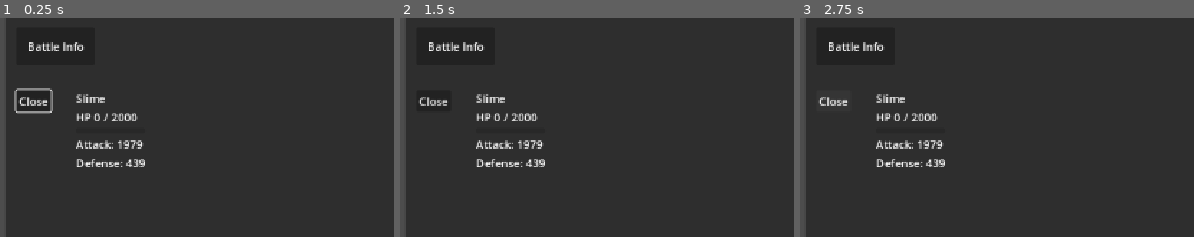
Above: before the commit, frames 1-3 (left to right).
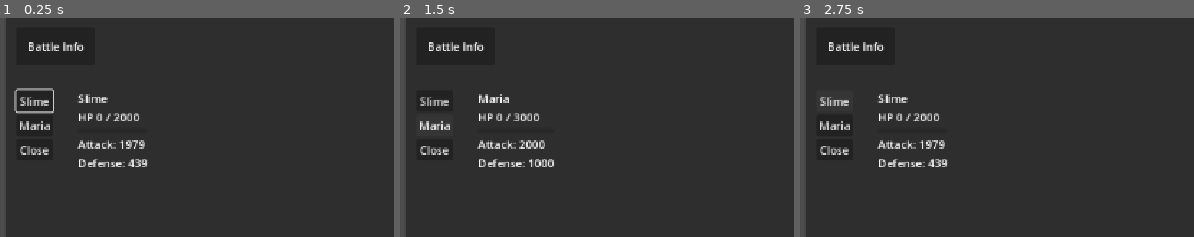
Above: after the commit, the same moments.

Repository: Adnyropast/pwkz-godot-4.7
Game: Godot game, scene res://scenes/battle_info_screen.tscn
Two runs of this game, one before a commit and one after it. Both use one fixed random seed, a clock stepped at 60 frames per second and the inputs below. This scene is started directly instead of the project's main scene. The engine's default icon, where the game draws it, is replaced by a stand-in: a white triangle on a blue panel in a dark square.
Inputs (mouse positions are % of the whole screen's width and height, from its top left):
- Up to frame 1 (0.25 s): no input
- Up to frame 2 (1.5 s): click (4, 21) at 0.5 s, where only the run after the commit has a clickable "Slime"; click (4, 26) at 1.25 s, where only the run after the commit has a clickable "Maria"
- Up to frame 3 (2.75 s): click (4, 21) at 2 s, where only the run after the commit has a clickable "Slime"
The pictures show only the part of the screen within x 0-50%, y 2-52%; the shares and areas given below are measured in that part.

The runs differ from the first frame. In frame 1, 2.2% of the frame differs, in the area x 4-38%, y 31-69%; in frame 2, 2.2%; in frame 3, 2.1%.

Commit message:
feat: add battle info player

Diff:
--- a/scenes/battle_info_screen.gd
+++ b/scenes/battle_info_screen.gd
@@ -1,4 +1,9 @@
 extends Control
+
+enum Tabs {
+	ENEMY,
+	PLAYER,
+}
 
 signal close_button_pressed
 @onready var name_label: Label = $MarginContainer/PanelContainer/VBoxContainer/HBoxContainer2/MarginContainer2/VBoxContainer/NameLabel
@@ -8,17 +13,30 @@
 @onready var attack_label: Label = $MarginContainer/PanelContainer/VBoxContainer/HBoxContainer2/MarginContainer2/VBoxContainer/HBoxContainer/AttackLabel
 @onready var defense_label: Label = $MarginContainer/PanelContainer/VBoxContainer/HBoxContainer2/MarginContainer2/VBoxContainer/HBoxContainer2/DefenseLabel
 @onready var statuses_container: Container = $MarginContainer/PanelContainer/VBoxContainer/HBoxContainer2/MarginContainer2/VBoxContainer/StatusesContainer
-@onready var first_button: Button = $MarginContainer/PanelContainer/VBoxContainer/HBoxContainer2/MarginContainer/VBoxContainer/ButtonClose
+@onready var first_button: Button = $MarginContainer/PanelContainer/VBoxContainer/HBoxContainer2/MarginContainer/VBoxContainer/EnemyButton
+@onready var enemy_button: Button = $MarginContainer/PanelContainer/VBoxContainer/HBoxContainer2/MarginContainer/VBoxContainer/EnemyButton
+@onready var player_button: Button = $MarginContainer/PanelContainer/VBoxContainer/HBoxContainer2/MarginContainer/VBoxContainer/PlayerButton
+var tab: Tabs = Tabs.ENEMY
 
 func _ready() -> void:
-	update_stats()
-	update_statuses()
+	refresh_button_tabs()
+	refresh_tabs()
 	Navigation.button_grab_focus(first_button)
+
+func _on_enemy_button_focus_entered() -> void:
+	set_tab_enemy()
+
+func _on_player_button_focus_entered() -> void:
+	set_tab_player()
 
 func _on_button_close_pressed() -> void:
 	close_button_pressed.emit()
 
-func update_stats() -> void:
+func refresh_button_tabs() -> void:
+	enemy_button.text = Enemy.get_enemy_name()
+	player_button.text = Player.get_player_name()
+
+func update_stats_enemy() -> void:
 	name_label.text = Enemy.get_enemy_name()
 	max_hp_label.text = str(Enemy.get_max_hp())
 	hp_label.text = str(Enemy.hp)
@@ -27,7 +45,10 @@
 	attack_label.text = str(Enemy.get_stat_attack())
 	defense_label.text = str(Enemy.get_stat_defense())
 
-func update_statuses() -> void:
+func update_statuses_enemy() -> void:
+	for child in statuses_container.get_children():
+		statuses_container.remove_child(child)
+
 	if Enemy.is_defending:
 		var item = preload("res://scenes/battle_info_status_item.tscn").instantiate()
 		statuses_container.add_child(item)
@@ -57,3 +78,68 @@
 		statuses_container.add_child(item)
 		item.set_status_name("Defense +" + str(floori(Enemy.defense_buff_value * 100)) + "% " + str(Enemy.defense_buff_turns) + " turns")
 		item.set_texture(preload("res://images/statuses/ef6.png"))
+
+func update_stats_player() -> void:
+	name_label.text = Player.get_player_name()
+	max_hp_label.text = str(Player.MAX_HP)
+	hp_label.text = str(Player.hp)
+	hp_bar.max_value = Player.MAX_HP
+	hp_bar.value = Player.hp
+	attack_label.text = str(Player.get_stat_attack())
+	defense_label.text = str(Player.get_stat_defense())
+
+func update_statuses_player() -> void:
+	for child in statuses_container.get_children():
+		statuses_container.remove_child(child)
+
+	if Player.is_defending():
+		var item = preload("res://scenes/battle_info_status_item.tscn").instantiate()
+		statuses_container.add_child(item)
+		item.set_status_name("Defend " + str(Player.defending_turns) + " turns")
+		item.set_texture(preload("res://images/statuses/ef1.png"))
+
+	if Player.is_enduring():
+		var item = preload("res://scenes/battle_info_status_item.tscn").instantiate()
+		statuses_container.add_child(item)
+		item.set_status_name("Endure " + str(Player.enduring_turns) + " turns")
+		item.set_texture(preload("res://images/statuses/ef2.png"))
+
+	if Player.has_reprisal():
+		var item = preload("res://scenes/battle_info_status_item.tscn").instantiate()
+		statuses_container.add_child(item)
+		item.set_status_name("Reprisal " + str(Player.reprisal_turns) + " turns")
+		item.set_texture(preload("res://images/statuses/ef3.png"))
+
+	if Player.has_revive():
+		var item = preload("res://scenes/battle_info_status_item.tscn").instantiate()
+		statuses_container.add_child(item)
+		item.set_status_name("Revive " + str(Player.revive_turns) + " turns")
+		item.set_texture(preload("res://images/statuses/ef4.png"))
+
+	if Player.has_attack_buff():
+		var item = preload("res://scenes/battle_info_status_item.tscn").instantiate()
+		statuses_container.add_child(item)
+		item.set_status_name("Attack +" + str(floori(Player.attack_buff_value * 100)) + "% " + str(Player.attack_buff_turns) + " turns")
+		item.set_texture(preload("res://images/statuses/ef5.png"))
+
+	if Player.has_defense_buff():
+		var item = preload("res://scenes/battle_info_status_item.tscn").instantiate()
+		statuses_container.add_child(item)
+		item.set_status_name("Defense +" + str(floori(Player.defense_buff_value * 100)) + "% " + str(Player.defense_buff_turns) + " turns")
+		item.set_texture(preload("res://images/statuses/ef6.png"))
+
+func refresh_tabs() -> void:
+	if tab == Tabs.ENEMY:
+		update_stats_enemy()
+		update_statuses_enemy()
+	else:
+		update_stats_player()
+		update_statuses_player()
+
+func set_tab_enemy() -> void:
+	tab = Tabs.ENEMY
+	refresh_tabs()
+
+func set_tab_player() -> void:
+	tab = Tabs.PLAYER
+	refresh_tabs()
--- a/scenes/battle_info_screen.tscn
+++ b/scenes/battle_info_screen.tscn
@@ -84,6 +84,14 @@
 [node name="VBoxContainer" type="VBoxContainer" parent="MarginContainer/PanelContainer/VBoxContainer/HBoxContainer2/MarginContainer" unique_id=307346053]
 layout_mode = 2
 
+[node name="EnemyButton" type="Button" parent="MarginContainer/PanelContainer/VBoxContainer/HBoxContainer2/MarginContainer/VBoxContainer" unique_id=2080860584]
+layout_mode = 2
+text = "Enemy"
+
+[node name="PlayerButton" type="Button" parent="MarginContainer/PanelContainer/VBoxContainer/HBoxContainer2/MarginContainer/VBoxContainer" unique_id=2100355248]
+layout_mode = 2
+text = "Player"
+
 [node name="ButtonClose" type="Button" parent="MarginContainer/PanelContainer/VBoxContainer/HBoxContainer2/MarginContainer/VBoxContainer" unique_id=1950087175]
 layout_mode = 2
 shortcut = SubResource("Shortcut_wx5fh")
@@ -160,4 +168,6 @@
 [node name="StatusesContainer" type="VBoxContainer" parent="MarginContainer/PanelContainer/VBoxContainer/HBoxContainer2/MarginContainer2/VBoxContainer" unique_id=1303263917]
 layout_mode = 2
 
+[connection signal="focus_entered" from="MarginContainer/PanelContainer/VBoxContainer/HBoxContainer2/MarginContainer/VBoxContainer/EnemyButton" to="." method="_on_enemy_button_focus_entered"]
+[connection signal="focus_entered" from="MarginContainer/PanelContainer/VBoxContainer/HBoxContainer2/MarginContainer/VBoxContainer/PlayerButton" to="." method="_on_player_button_focus_entered"]
 [connection signal="pressed" from="MarginContainer/PanelContainer/VBoxContainer/HBoxContainer2/MarginContainer/VBoxContainer/ButtonClose" to="." method="_on_button_close_pressed"]
